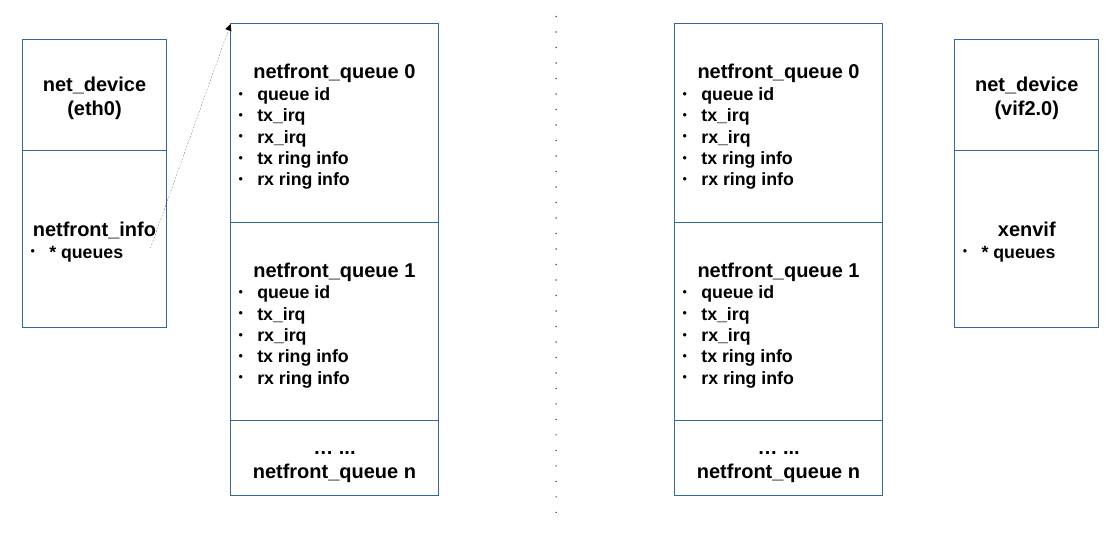
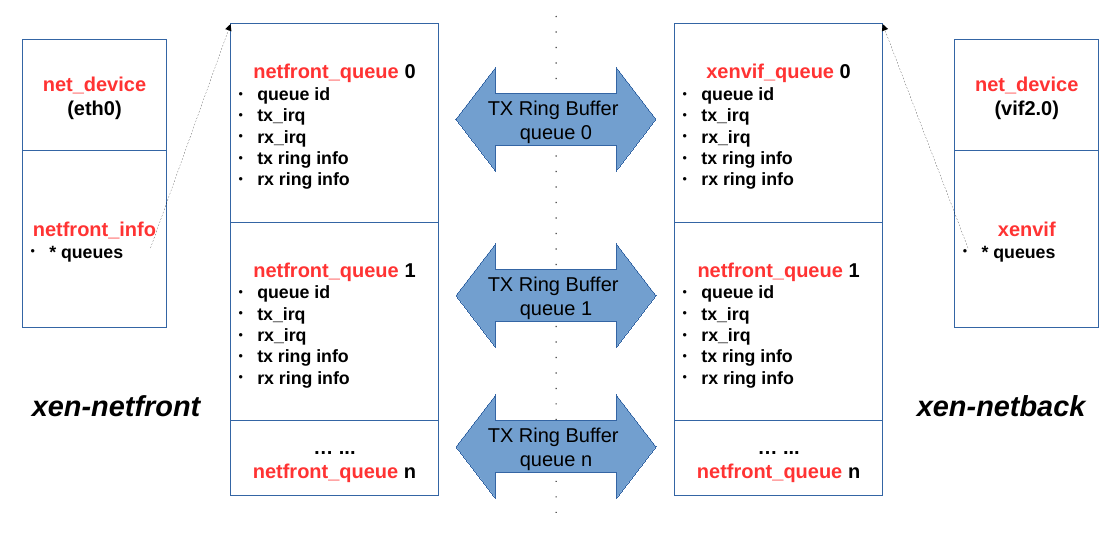
Before and after one commit to finallyjustice/xen-networking, a slide deck: slide 1 of figures/eth_to_vif.odp. Drawn at 1120x560 pixels with LibreOffice and Linux fonts; fonts in the diff are those of the drawing. Boxes give left, top, right and bottom in pixels: in the first picture for what was removed or moved away, otherwise in the second. Text is boxed around its words. In the diff, an @@ line names an element or a change of style, - is before the commit and + after.

```diff
--- a/figures/eth_to_vif.odp
+++ b/figures/eth_to_vif.odp
@@ arrow added from (968, 248) to (882, 24), #000000 0 pt @@
@@ text in rectangle at (x1=43, y1=76, x2=146, y2=94): text colour #000000 to #FF3333 in "net_device" @@
@@ text in rectangle at (x1=253, y1=63, x2=416, y2=82): text colour #000000 to #FF3333 in "netfront_queue" @@
@@ left right arrow added at (x1=456, y1=67, x2=656, y2=171), fill #729FCF, outline #3465A4 0 pt, 18 pt, text #000000 @@
+TX Ring Buffer
+queue 0
@@ text in rectangle at (x1=706, y1=63, x2=851, y2=82): text changed; text colour #000000 to #FF3333 @@
-netfront_queue 0
+xenvif_queue 0
@@ text in rectangle at (x1=975, y1=76, x2=1078, y2=94): text colour #000000 to #FF3333 in "net_device" @@
@@ text in rectangle at (x1=33, y1=221, x2=156, y2=239): text colour #000000 to #FF3333 in "netfront_info" @@
@@ text in rectangle at (x1=998, y1=221, x2=1056, y2=236): text colour #000000 to #FF3333 in "xenvif" @@
@@ text in rectangle at (x1=253, y1=262, x2=416, y2=281): text colour #000000 to #FF3333 in "netfront_queue" @@
@@ left right arrow added at (x1=456, y1=243, x2=656, y2=347), fill #729FCF, outline #3465A4 0 pt, 18 pt, text #000000 @@
+TX Ring Buffer
+queue 1
@@ text in rectangle at (x1=698, y1=262, x2=860, y2=281): text colour #000000 to #FF3333 in "netfront_queue" @@
@@ text added at (x1=32, y1=395, x2=200, y2=417), 26 pt, text #000000, bold, italic @@
+xen-netfront
@@ left right arrow added at (x1=456, y1=394, x2=656, y2=498), fill #729FCF, outline #3465A4 0 pt, 18 pt, text #000000 @@
+TX Ring Buffer
+queue n
@@ text added at (x1=917, y1=395, x2=1086, y2=417), 26 pt, text #000000, bold, italic @@
+xen-netback
@@ text in rectangle at (x1=253, y1=463, x2=416, y2=482): text colour #000000 to #FF3333 in "netfront_queue" @@
@@ text in rectangle at (x1=697, y1=463, x2=860, y2=482): text colour #000000 to #FF3333 in "netfront_queue" @@
```
Also in this commit, not shown: 2 other files.
